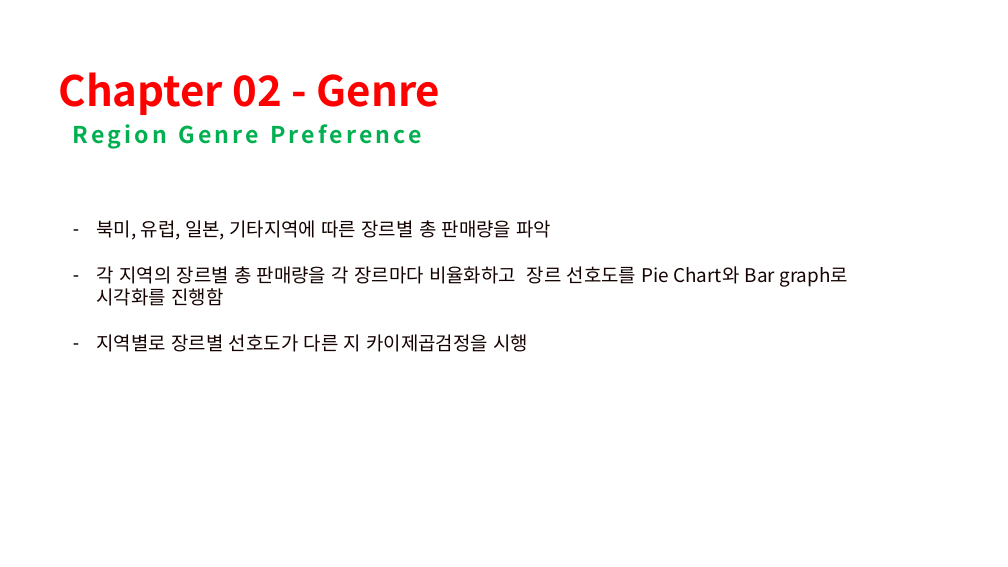
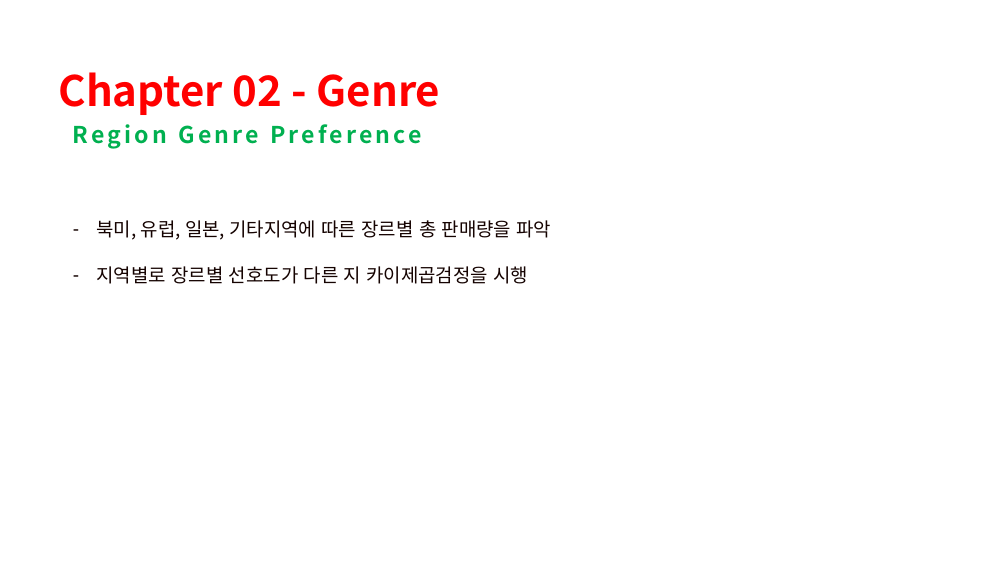
Before and after one commit to kmukhs/AIB17_Section1_Project, a slide deck: slide 4 of AIB17_Section1_Project_김현섭.pptx (slide 5 before the commit). Drawn at 1008x567 pixels with LibreOffice and Linux fonts; fonts in the diff are those of the drawing; background and template pictures are left out. Boxes give left, top, right and bottom in pixels: in the first picture for what was removed or moved away, otherwise in the second. Text is boxed around its words. In the diff, an @@ line names an element or a change of style, - is before the commit and + after.

```diff
--- a/AIB17_Section1_Project_김현섭.pptx
+++ b/AIB17_Section1_Project_김현섭.pptx
@@ text at (97,266,848,306): paragraph removed @@
-  – 각 지역의 장르별 총 판매량을 각 장르마다 비율화하고 장르 선호도를 Pie Chart와 Bar graph로 시각화를 진행함
```
Also in this commit, not shown: 19 other slides changed, 10 slides removed.
